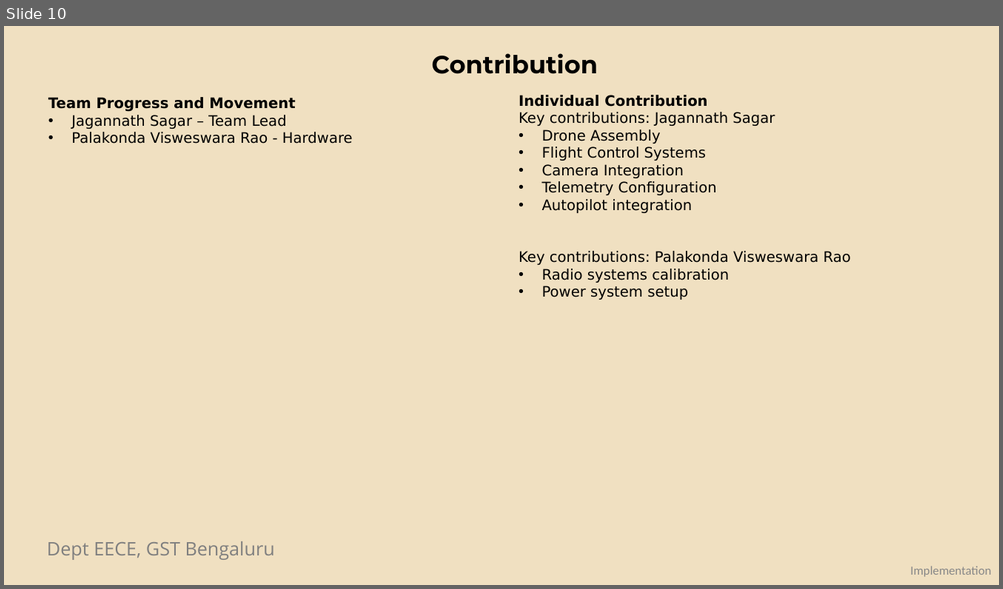
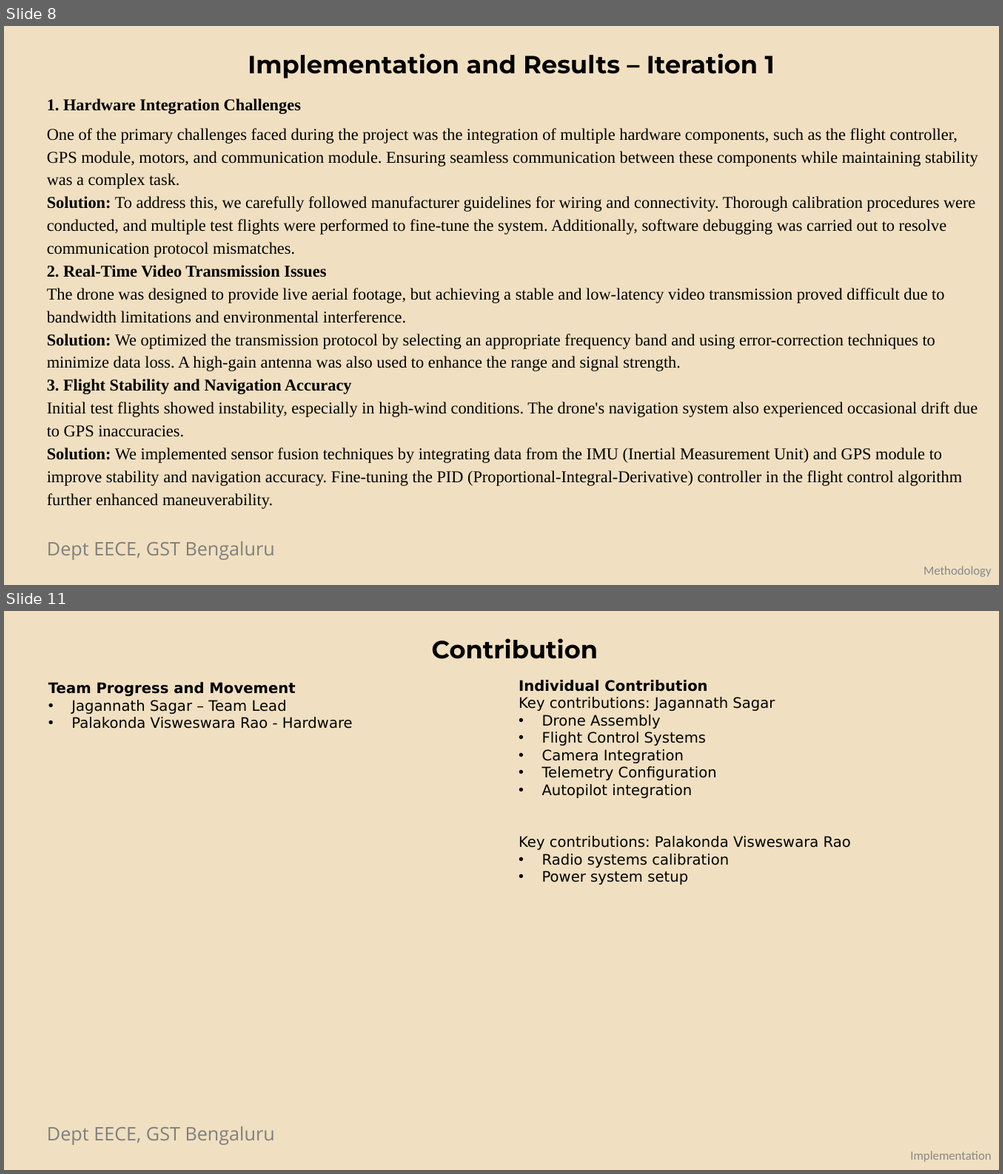
Before and after one commit to KJ-Sagar/Capstone-Project, a slide deck: Updated_Emergency_Drone_Presentation.pptx. Shown one above the other, each under a label of ours: slide 10 before the commit, slides 8 and 11 after it; the slides between them are not shown. The pictures are 1003x589 and 1003x1174 pixels, drawn with LibreOffice and Linux fonts; fonts in the diff are those of the drawing; background and template pictures are left out. Boxes give left, top, right and bottom in pixels: in the first picture for what was removed or moved away, otherwise in the second. Text is boxed around its words. In the diff, an @@ line names an element or a change of style, - is before the commit and + after.

Commit message:
added video recording

```diff
--- a/Updated_Emergency_Drone_Presentation.pptx
+++ b/Updated_Emergency_Drone_Presentation.pptx
@@ slide 8 added at (x1=4, y1=26, x2=999, y2=585), background #F0E0C1; not listed: 1 template element that a slide beside it also shows @@
@@ text added at (x1=247, y1=53, x2=774, y2=79), 24 pt, text #000000, bold @@
+Implementation and Results – Iteration 1
@@ text added at (x1=47, y1=99, x2=978, y2=509), 16 pt, text #000000 @@
+1. Hardware Integration Challenges
+One of the primary challenges faced during the project was the integration of multiple hardware components, such as the flight controller, GPS module, motors, and communication module. Ensuring seamless communication between these components while maintaining stability was a complex task.
+Solution: To address this, we carefully followed manufacturer guidelines for wiring and connectivity. Thorough calibration procedures were conducted, and multiple test flights were performed to fine-tune the system. Additionally, software debugging was carried out to resolve communication protocol mismatches.
+2. Real-Time Video Transmission Issues
+The drone was designed to provide live aerial footage, but achieving a stable and low-latency video transmission proved difficult due to bandwidth limitations and environmental interference.
+Solution: We optimized the transmission protocol by selecting an appropriate frequency band and using error-correction techniques to minimize data loss. A high-gain antenna was also used to enhance the range and signal strength.
+3. Flight Stability and Navigation Accuracy
+Initial test flights showed instability, especially in high-wind conditions. The drone's navigation system also experienced occasional drift due to GPS inaccuracies.
+Solution: We implemented sensor fusion techniques by integrating data from the IMU (Inertial Measurement Unit) and GPS module to improve stability and navigation accuracy. Fine-tuning the PID (Proportional-Integral-Derivative) controller in the flight control algorithm further enhanced maneuverability.
@@ text added at (x1=923, y1=566, x2=991, y2=577), 12 pt, text #888888 @@
+Methodology
@@ what was slide 10 is now slide 11 @@
```
Also in this commit, not shown: 6 slides changed, 4 other slides added, 2 slides removed, 3 other files.
